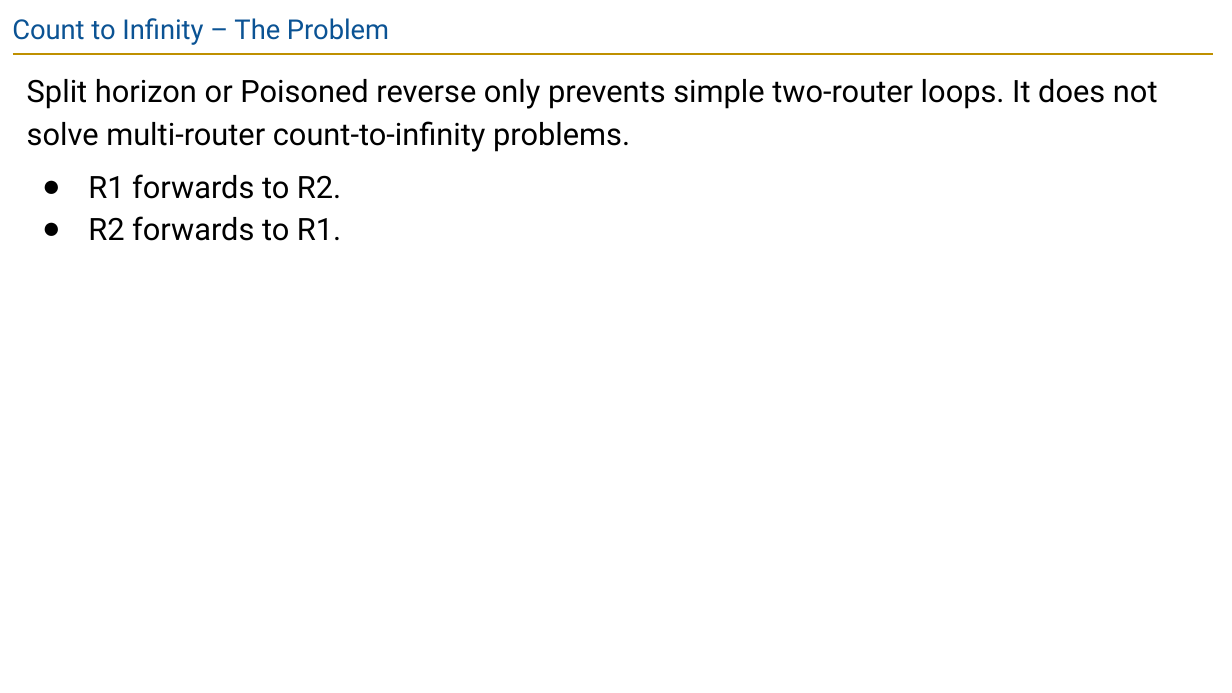
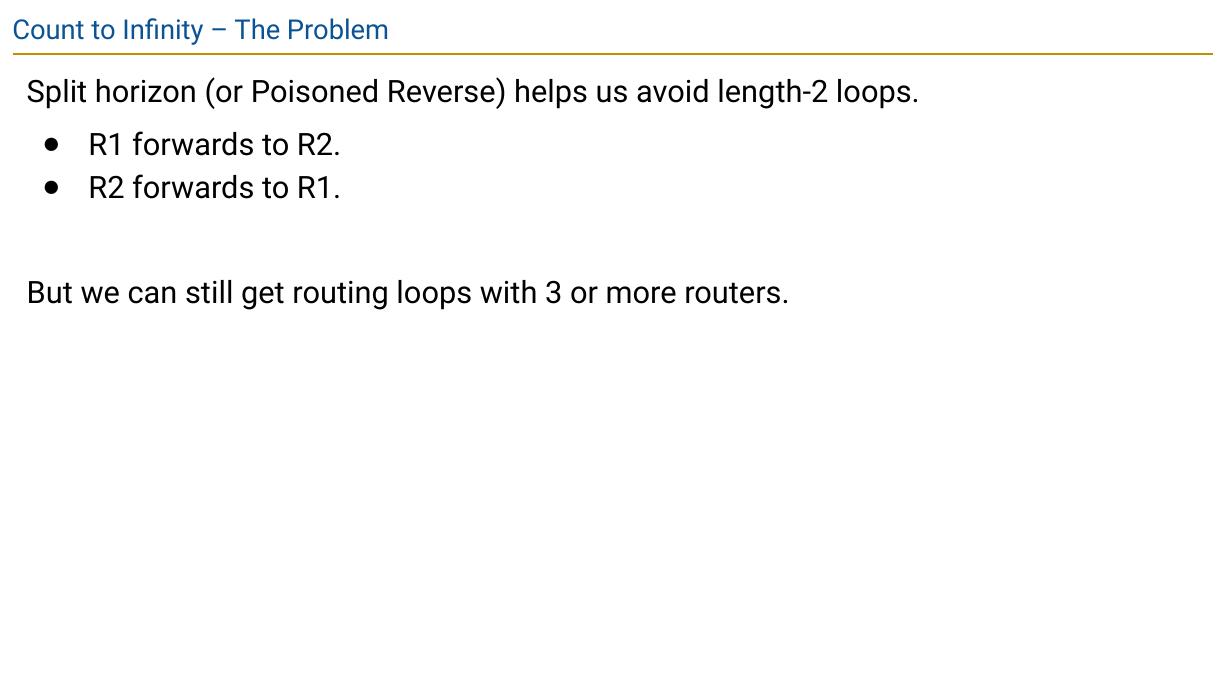
Before and after one commit to guhofstra/CSC175Sp26, a slide deck: slide 86 of PPTs/Lecture 5.2 - Distance-Vector.pptx. Drawn at 1232x693 pixels with LibreOffice and Linux fonts; fonts in the diff are those of the drawing. Boxes give left, top, right and bottom in pixels: in the first picture for what was removed or moved away, otherwise in the second. Text is boxed around its words. In the diff, an @@ line names an element or a change of style, - is before the commit and + after.

```diff
--- a/PPTs/Lecture 5.2 - Distance-Vector.pptx
+++ b/PPTs/Lecture 5.2 - Distance-Vector.pptx
@@ text at [27,77,920,109]: text changed @@
-Split horizon or Poisoned reverse only prevents simple two-router loops. It does not solve multi-router count-to-infinity problems.
+Split horizon (or Poisoned Reverse) helps us avoid length-2 loops.
@@ text at [27,280,789,310]: paragraph added @@
+But we can still get routing loops with 3 or more routers.
```
Also in this commit, not shown: 22 other slides changed, 2 other files.
